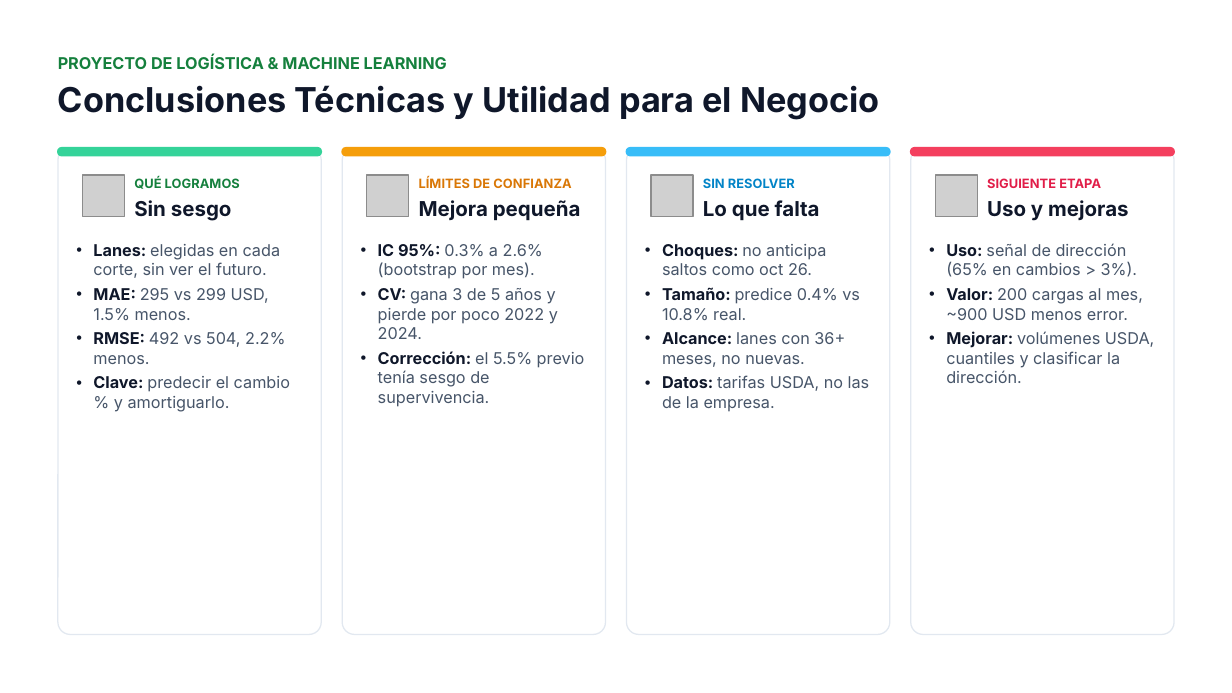
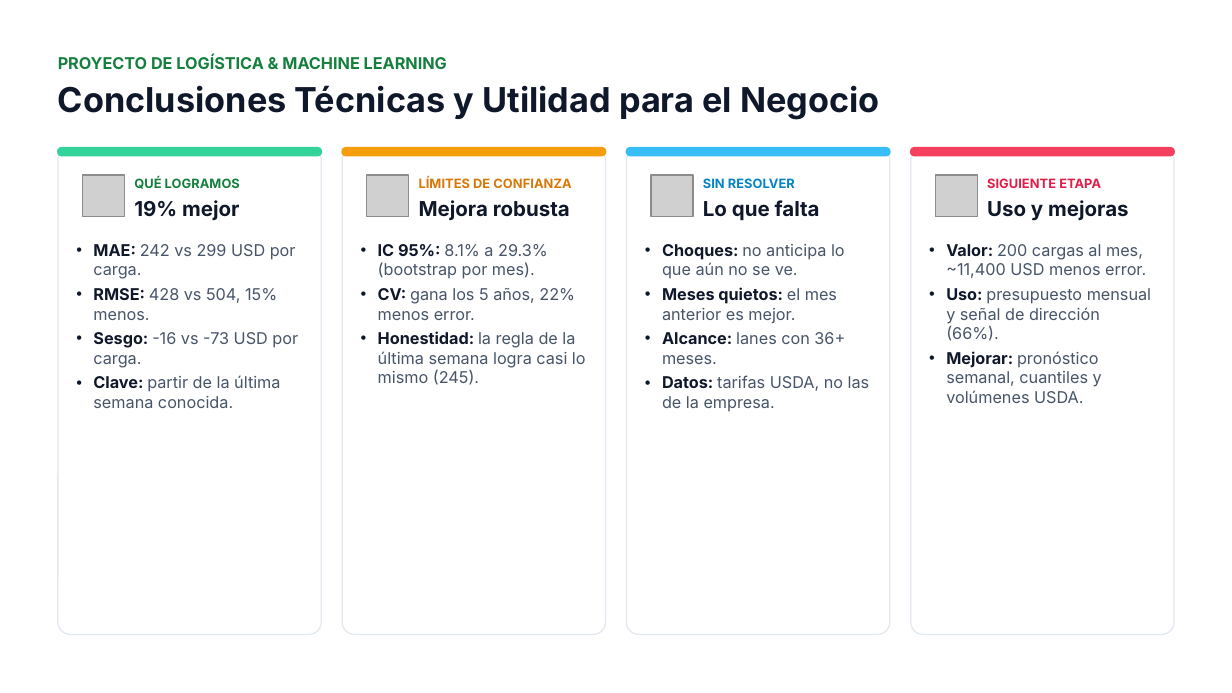
Before and after one commit to jmartinezvogel/reefer-spot-rate-forecasting, a slide deck: slide 6 of docs/ML_E4_Equipo1.pptx. Drawn at 1232x693 pixels with LibreOffice and Linux fonts; fonts in the diff are those of the drawing; grey boxes stand for pictures; background and template pictures are left out. Boxes give left, top, right and bottom in pixels: in the first picture for what was removed or moved away, otherwise in the second. Text is boxed around its words. In the diff, an @@ line names an element or a change of style, - is before the commit and + after.

Commit message:
E4: el modelo parte de la última semana del mes anterior
- Nueva información: primera y última semana de cada lane-mes, que ya se
  conoce al pronosticar (correlación de 0.53 con el cambio del mes siguiente).
- El target es el cambio del mes contra esa última semana.
- Notebook simplificado (41 celdas, 3 gráficas) manteniendo la selección de
  lanes por corte y la verificación de la versión de datos.

Prueba: MAE 242 vs 299 del baseline del mes anterior (-19.0%), IC 95% 8.1% a 29.3%.

```diff
--- a/docs/ML_E4_Equipo1.pptx
+++ b/docs/ML_E4_Equipo1.pptx
@@ text at [134, 200, 239, 220]: text changed @@
-Sin sesgo
+19% mejor
@@ text at [419, 200, 570, 220]: text changed @@
-Mejora pequeña
+Mejora robusta
@@ text at [93, 244, 298, 408]: text changed @@
-• Lanes: elegidas en cada corte, sin ver el futuro.
-• MAE: 295 vs 299 USD, 1.5% menos.
-• RMSE: 492 vs 504, 2.2% menos.
-• Clave: predecir el cambio % y amortiguarlo.
+• MAE: 242 vs 299 USD por carga.
+• RMSE: 428 vs 504, 15% menos.
+• Sesgo: -16 vs -73 USD por carga.
+• Clave: partir de la última semana conocida.
@@ text at [378, 244, 586, 385]: text changed @@
-• IC 95%: 0.3% a 2.6% (bootstrap por mes).
-• CV: gana 3 de 5 años y pierde por poco 2022 y 2024.
-• Corrección: el 5.5% previo tenía sesgo de supervivencia.
+• IC 95%: 8.1% a 29.3% (bootstrap por mes).
+• CV: gana los 5 años, 22% menos error.
+• Honestidad: la regla de la última semana logra casi lo mismo (245).
@@ text at [662, 244, 845, 364]: text changed @@
-• Choques: no anticipa saltos como oct 26.
-• Tamaño: predice 0.4% vs 10.8% real.
-• Alcance: lanes con 36+ meses, no nuevas.
+• Choques: no anticipa lo que aún no se ve.
+• Meses quietos: el mes anterior es mejor.
+• Alcance: lanes con 36+ meses.
@@ text at [946, 244, 1151, 403]: text changed @@
-• Uso: señal de dirección (65% en cambios > 3%).
-• Valor: 200 cargas al mes, ~900 USD menos error.
-• Mejorar: volúmenes USDA, cuantiles y clasificar la dirección.
+• Valor: 200 cargas al mes, ~11,400 USD menos error.
+• Uso: presupuesto mensual y señal de dirección (66%).
+• Mejorar: pronóstico semanal, cuantiles y volúmenes USDA.
```
Also in this commit, not shown: 5 other slides changed, 4 other files.
